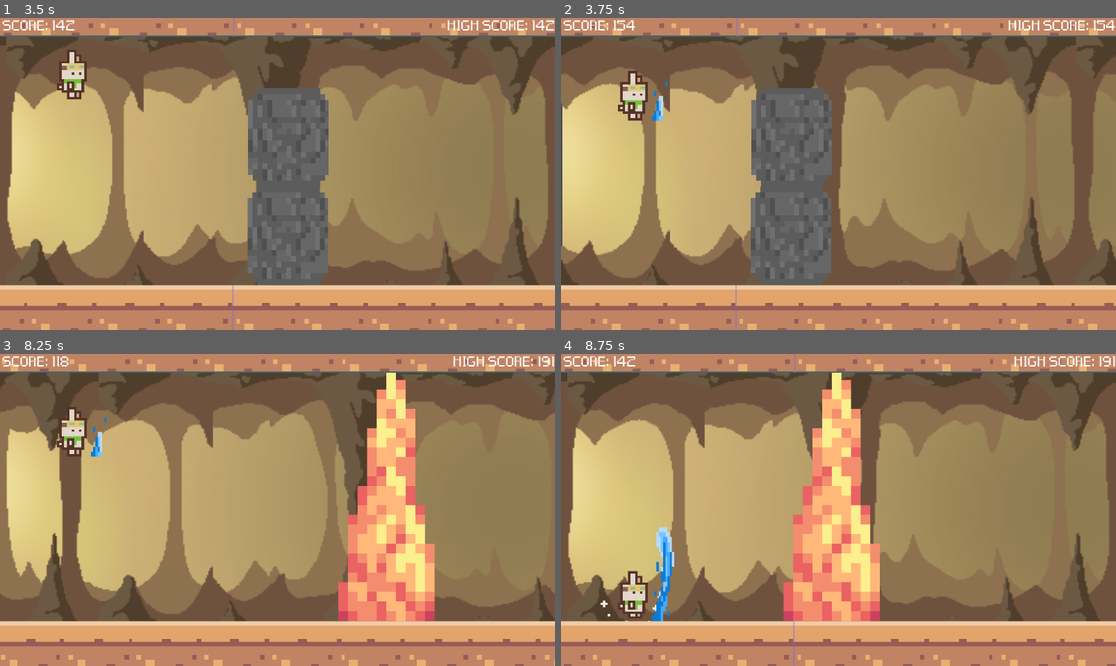
Above: before the commit, frames 1-4 (two rows, left to right).
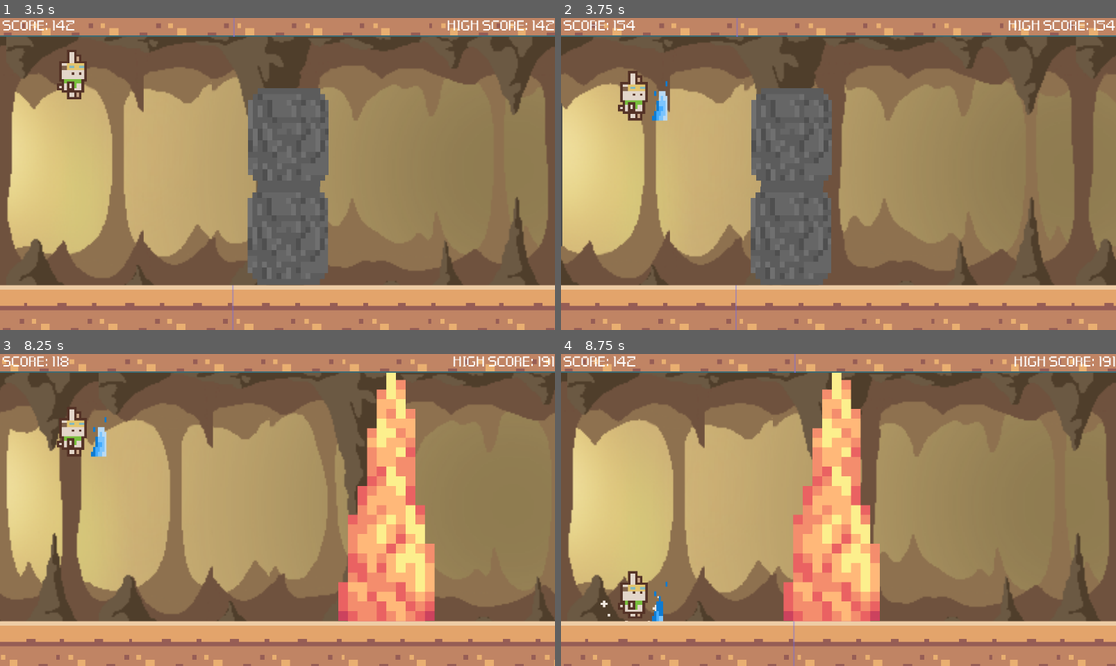
Above: after the commit, the same moments.

Repository: maryandrearv/the-elemental-path
Game: Godot game, scene res://scenes/main.tscn
Two runs of this game, one before a commit and one after it. Both use one fixed random seed, a clock stepped at 60 frames per second and the inputs below.
Inputs:
- Up to frame 1 (3.5 s): tap Space at 0.5 s; tap R (fire) at 0.6, 1.55, 2.3, 2.85 s; tap Enter (ui_accept) at 0.77, 1.52, 3.02 s; tap Q (air) at 1.35 s; tap E (earth) at 2.1 s
- Up to frame 2 (3.75 s): tap W (water) at 3.6 s
- Up to frame 3 (8.25 s): tap Enter (ui_accept) at 3.77, 4.52, 6.77, 7.52 s; tap R (fire) at 3.8, 4.35, 6.05, 6.8, 7.35 s; click "RESTART" at 5 s; tap Space at 5.75 s; hold Q (air) 5.78-6.53 s; tap E (earth) at 6.6 s; tap W (water) at 8.1 s
- Up to frame 4 (8.75 s): tap Enter (ui_accept) at 8.27 s; tap R (fire) at 8.3 s

Frame 1 is identical in both runs. In frame 2, 0.1% of the frame differs, in the area x 17-20%, y 23-33%; in frame 3, 0.1%; in frame 4, 0.6%, in the area x 17-21%, y 55-86%.

Commit message:
Fixed the water and fire powers to collide with the obstacles. Water attack now hits fire but doesn't hit vine, and fire attack can hit vine but not fire obs

Diff:
--- a/runner/echo.gd
+++ b/runner/echo.gd
@@ -136,6 +136,8 @@
 	attack_area.monitoring = false
 	attack_collision.disabled = true
 	attack_area.visible = false
+	attack_area.remove_from_group("Fire_Attack")
+	attack_area.remove_from_group("Water_Attack")
 	can_attack = true
 
 func _hide_water_animation() -> void:
--- a/runner/scenes/Echo.tscn
+++ b/runner/scenes/Echo.tscn
@@ -282,7 +282,8 @@
 scale = Vector2(4.625, 10.25)
 sprite_frames = SubResource("SpriteFrames_cvafy")
 animation = &"waterwall"
-frame_progress = 0.518222
+frame = 1
+frame_progress = 0.432466
 
 [node name="Fire" type="AnimatedSprite2D" parent="."]
 visible = false
--- a/runner/scenes/fire_obstacle.gd
+++ b/runner/scenes/fire_obstacle.gd
@@ -23,4 +23,4 @@
 func _on_fireobs_hitbox_area_entered(area: Area2D) -> void:
 	if area.is_in_group("Water_Attack"):
 		queue_free()
-		print("Vine Destroyed!")
+		print("Fire Destroyed!")
--- a/runner/scenes/fire_obstacle.tscn
+++ b/runner/scenes/fire_obstacle.tscn
@@ -52,7 +52,6 @@
 frame_progress = 0.631944
 
 [node name="FireCollision" type="CollisionShape2D" parent="."]
-scale = Vector2(1, 1)
 shape = SubResource("CapsuleShape2D_07324")
 
 [node name="fireobs_hitbox" type="Area2D" parent="."]
